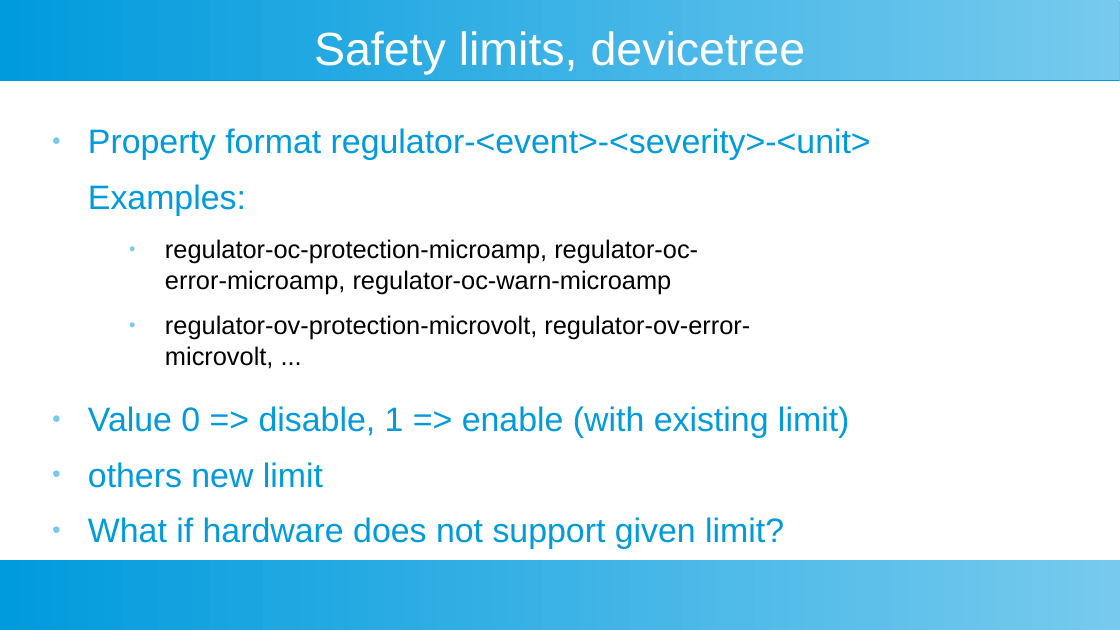
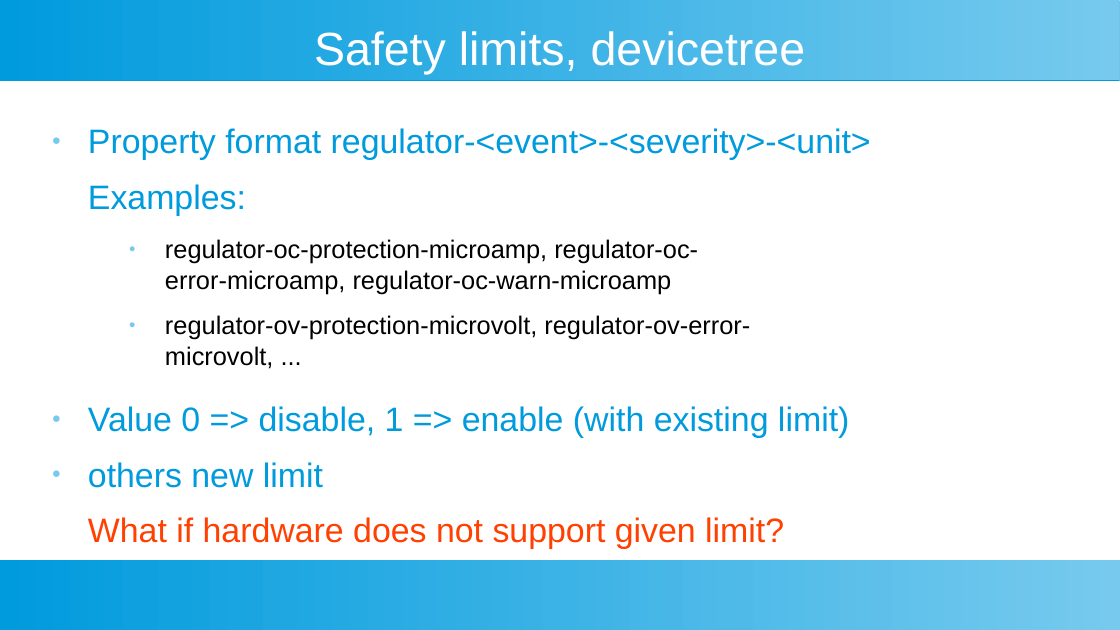
Before and after one commit to M-Vaittinen/babblings, a slide deck: slide 13 of PMIC/PMIC-babblings.odp (slide 9 before the commit). Drawn at 1120x630 pixels with LibreOffice and Linux fonts; fonts in the diff are those of the drawing. Boxes give left, top, right and bottom in pixels: in the first picture for what was removed or moved away, otherwise in the second. Text is boxed around its words. In the diff, an @@ line names an element or a change of style, - is before the commit and + after.

```diff
--- a/PMIC/PMIC-babblings.odp
+++ b/PMIC/PMIC-babblings.odp
@@ text at (x1=88, y1=517, x2=784, y2=549): text colour #009BDD to #FF4000 in "What if hardware does not support given ..."; bullet ● to none @@
```
Also in this commit, not shown: 7 other slides changed, 4 slides added.
